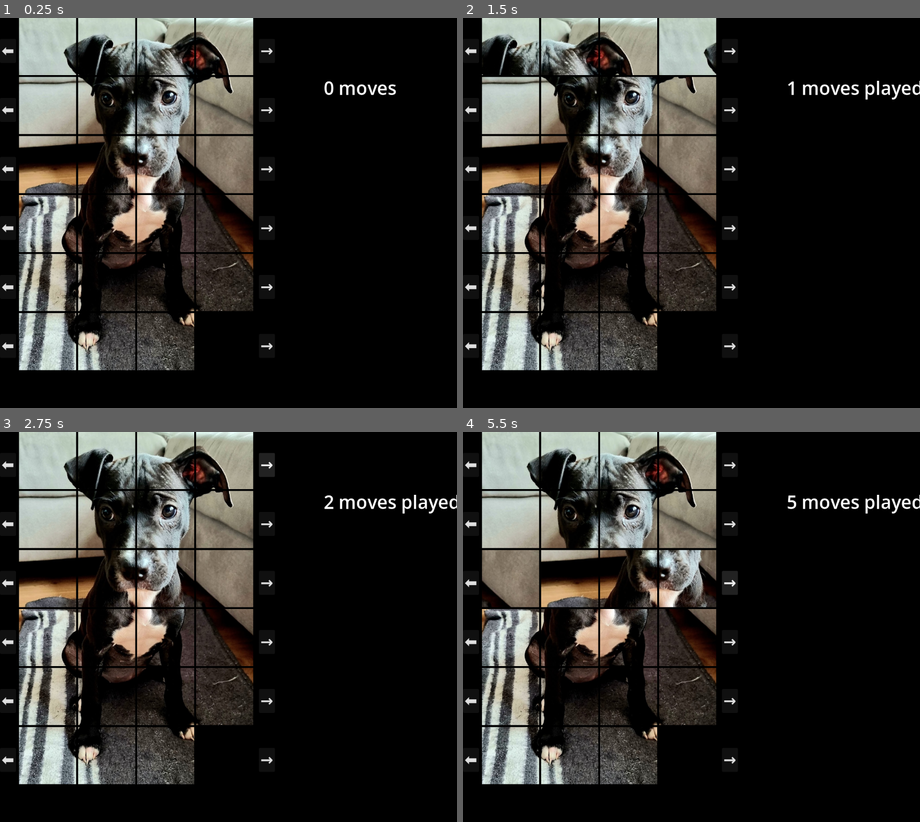
Above: before the commit, frames 1-4 (two rows, left to right).
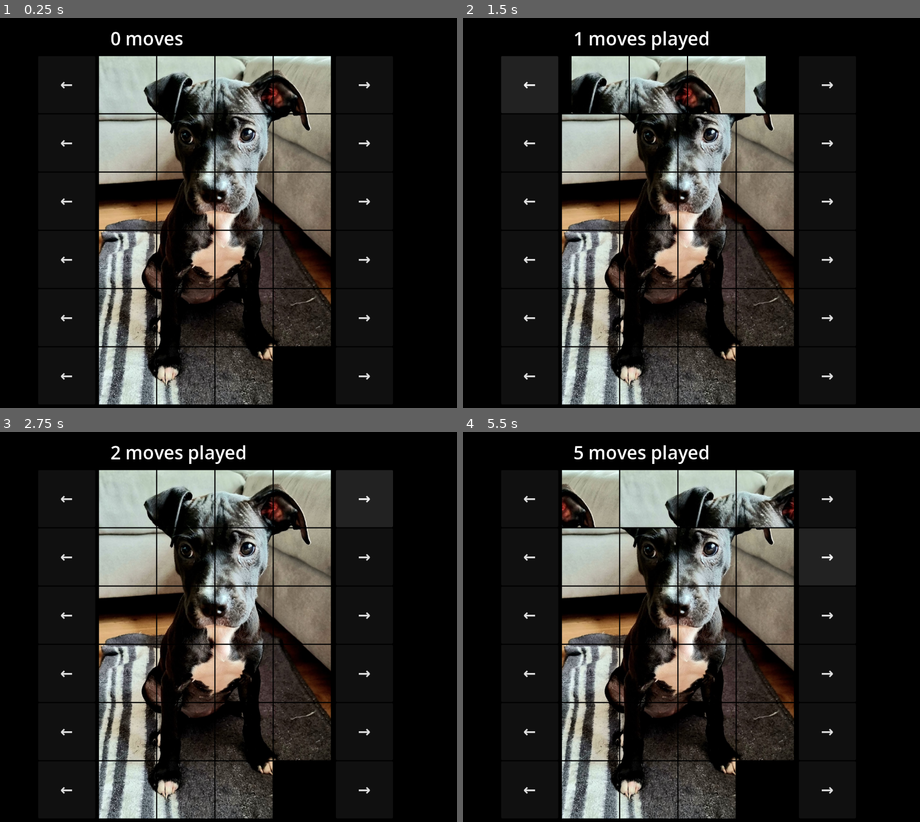
Above: after the commit, the same moments.

Repository: opensourceame/slider
Game: Godot game, scene res://scenes/Game.tscn
Two runs of this game, one before a commit and one after it. Both use one fixed random seed, a clock stepped at 60 frames per second and the inputs below.
Inputs (mouse positions are in pixels of both pictures, inside the frame that each line leads up to):
- Up to frame 1 (0.25 s): no input
- Up to frame 2 (1.5 s): click (472, 49) at 0.5 s, where only the run before the commit has a clickable "⬅️"; click (531, 84) at 1.25 s, where only the run after the commit has a clickable "←"
- Up to frame 3 (2.75 s): click "→" at 2 s
- Up to frame 4 (5.5 s): click (472, 525) at 2.75 s, where only the run before the commit has a clickable "⬅️"; click (531, 556) at 3.5 s, where only the run after the commit has a clickable "←"; click "→" at 4.25 s; click "→" at 5 s

The runs differ from the first frame. In frame 1, 51% of the frame differs, in the area x 0-87%, y 0-100%; in frame 2, 50%; in frame 3, 53%; in frame 4, 54%, in the area x 0-100%, y 0-100%.

Commit message:
use baord container for placing tiles

Diff:
--- a/scenes/Game.tscn
+++ b/scenes/Game.tscn
@@ -13,12 +13,16 @@
 position = Vector2(450, 450)
 
 [node name="MovesLabel" type="Label" parent="." unique_id=581566356]
-offset_left = 700.0
-offset_right = 891.0
-offset_bottom = 67.0
+offset_left = 140.0
+offset_top = -130.0
+offset_right = 331.0
+offset_bottom = -63.0
 text = "0 moves"
 label_settings = SubResource("LabelSettings_ibkli")
 
 [node name="World" type="CanvasLayer" parent="." unique_id=2122924875]
 
+[node name="Board" type="Node2D" parent="World" unique_id=496759016]
+position = Vector2(100, 100)
+
 [node name="HUD" type="CanvasLayer" parent="." unique_id=352275736]
--- a/scripts/GameManager.gd
+++ b/scripts/GameManager.gd
@@ -2,6 +2,7 @@
 
 @onready var tile_scene   = preload("res://scenes/Tile.tscn")
 @onready var world        = $World
+@onready var board        = $World/Board
 @onready var hud          = $HUD
 
 var grid_size = Vector2i(4, 6)
@@ -9,7 +10,7 @@
 var source_image: ImageTexture
 var image_pieces: Array[Texture2D] = []
 var tile_size = 150
-var tile_gap = 5
+var tile_gap = 3
 var tiles = []
 var empty_position : Vector2i
 var game_won = false
@@ -142,13 +143,13 @@
 	return tweens
 
 func get_grid_offset() -> Vector2:
-	var button_size = 40
+	var button_size = tile_size
 	var button_spacing = 10
 	return Vector2(button_size + button_spacing, 0)
 
 func create_row_buttons():
 	var spacing = tile_gap
-	var button_size = 40
+	var button_size = tile_size
 	var button_spacing = 10
 	var grid_offset = get_grid_offset()
 	var start_x = grid_offset.x
@@ -157,7 +158,7 @@
 	for y in range(grid_size.y):
 		# Create left arrow button at start of each row
 		var left_button = Button.new()
-		left_button.text = "⬅️"
+		left_button.text = "←"
 		left_button.custom_minimum_size = Vector2(button_size, button_size)
 		left_button.add_theme_font_size_override("font_size", 40)
 
@@ -171,7 +172,7 @@
 		left_button.pressed.connect(func(): slide_row(y, -1))
 
 		# Add left button to world
-		world.add_child(left_button)
+		board.add_child(left_button)
 
 		# Create right arrow button at end of each row
 		var right_button = Button.new()
@@ -189,11 +190,11 @@
 		right_button.pressed.connect(func(): slide_row(y, 1))
 
 		# Add right button to world
-		world.add_child(right_button)
+		board.add_child(right_button)
 
 func setup_tiles():
 	# Clean up existing tiles and buttons first
-	for child in world.get_children():
+	for child in board.get_children():
 		if child is Tile or child is Button:
 			child.queue_free()
 
@@ -214,7 +215,7 @@
 				start_y + y * (tile_size + spacing)
 			)
 			tile.grid_position = Vector2i(x, y)
-			world.add_child(tile)
+			board.add_child(tile)
 
 	# Create row buttons after tiles
 	create_row_buttons()
@@ -289,12 +290,12 @@
 			highlight_tile_at(Vector2(x, tile_pos.y))
 
 func highlight_tile_at(pos: Vector2i):
-	for child in world.get_children():
+	for child in board.get_children():
 		if child is Tile and child.grid_position == pos:
 			child.set_highlight(true)
 
 func clear_highlights():
-	for child in world.get_children():
+	for child in board.get_children():
 		if child is Tile:
 			child.set_highlight(false)
 
@@ -381,7 +382,7 @@
 	$MovesLabel.text = str(moves) + " moves played"
 
 func get_tile_at(pos: Vector2i) -> Tile:
-	for child in world.get_children():
+	for child in board.get_children():
 		if child is Tile and child.grid_position == pos:
 			return child
 	return null
@@ -421,7 +422,7 @@
 
 func shuffle_tiles():
 	# Clean up tiles and buttons
-	for child in world.get_children():
+	for child in board.get_children():
 		if child is Tile or child is Button:
 			child.queue_free()
 	initialize_grid()
